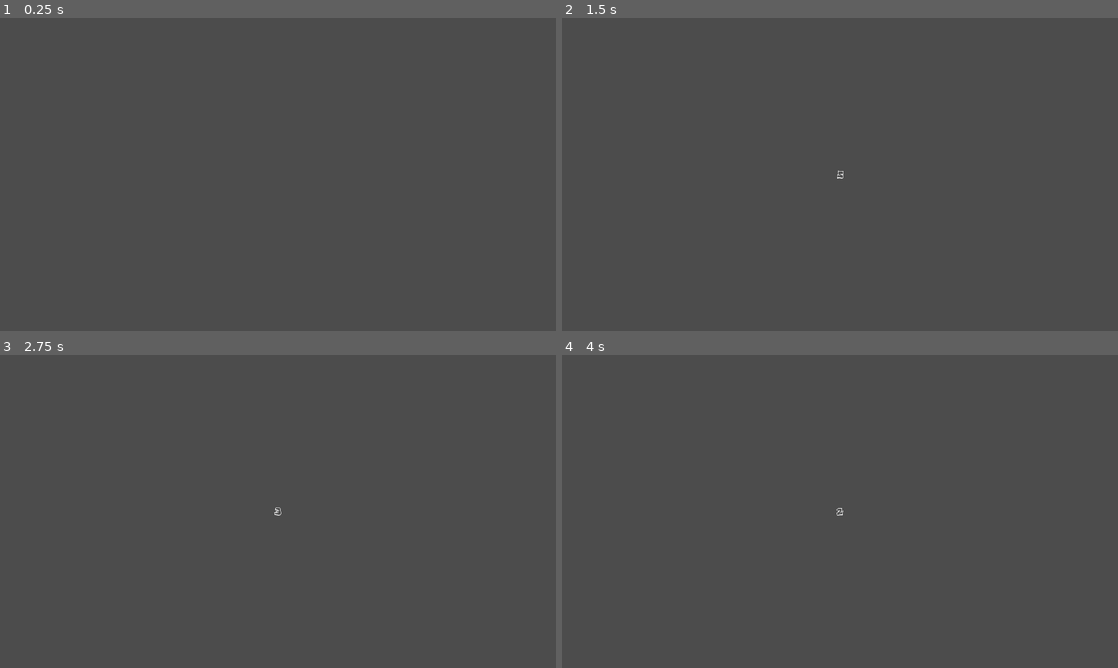
Above: before the commit, frames 1-4 (two rows, left to right).
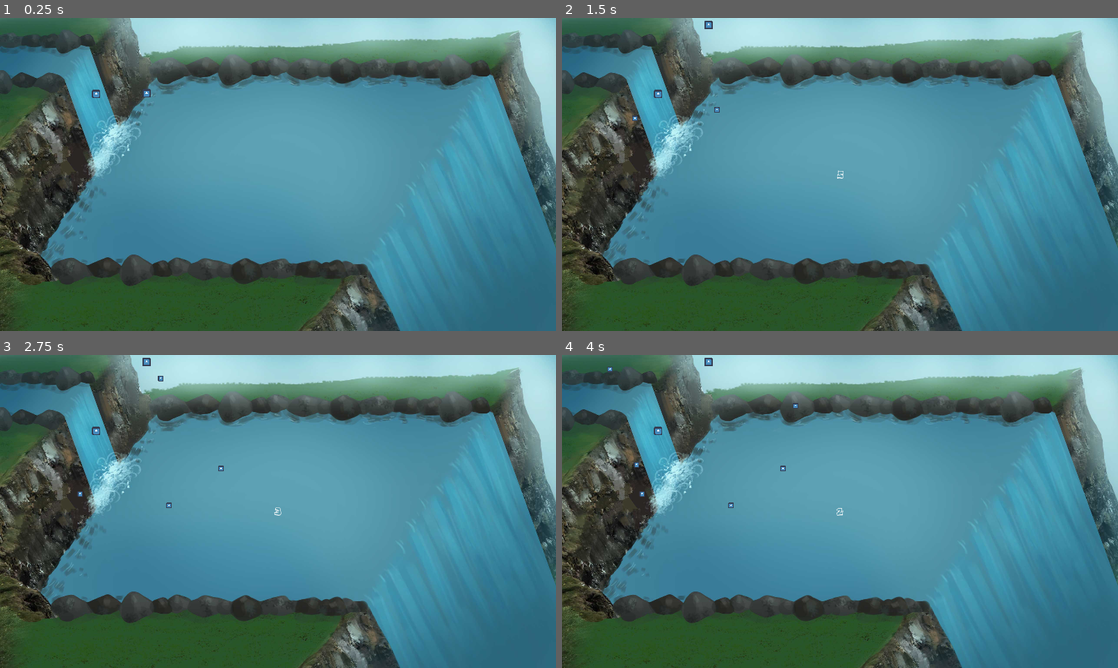
Above: after the commit, the same moments.

Repository: TeamAwesomeTOJam/ducks
Game: Godot game, scene res://Game.tscn
Same seed, same stepped clock (60 frames per second), same inputs: the game is played once before the commit and once after it. The engine's default icon, where the game draws it, is replaced by a stand-in: a white triangle on a blue panel in a dark square.
Inputs:
- Up to frame 1 (0.25 s): no input
- Up to frame 2 (1.5 s): tap Enter (p0duck) at 0.5, 0.6, 1.35 s; hold Up (ui_up) 0.53-1.28 s
- Up to frame 3 (2.75 s): hold Up (ui_up) from 2.03 s (still down); tap Enter (p0duck) at 2.1 s
- Up to frame 4 (4 s): tap Enter (p0duck) at 2.85, 3.6 s; release Up (ui_up) at 3.53 s

The runs differ from the first frame. In frame 1, 91% of the frame differs, in the area x 0-100%, y 0-100%; in frame 2, 91%; in frame 3, 91%; in frame 4, 91%.

Commit message:
add sprites for ducks

Diff:
--- a/Duck.tscn
+++ b/Duck.tscn
@@ -1,8 +1,18 @@
-[gd_scene load_steps=3 format=2]
+[gd_scene load_steps=5 format=2]
 
 [ext_resource path="res://Duck.gd" type="Script" id=1]
+[ext_resource path="res://icon.png" type="Texture" id=2]
 
-[sub_resource type="CircleShape2D" id=1]
+[sub_resource type="SpriteFrames" id=1]
+
+animations = [ {
+"frames": [ ExtResource( 2 ) ],
+"loop": true,
+"name": "default",
+"speed": 5.0
+} ]
+
+[sub_resource type="CircleShape2D" id=2]
 
 custom_solver_bias = 0.0
 radius = 10.0
@@ -30,6 +40,13 @@
 script = ExtResource( 1 )
 _sections_unfolded = [ "Collision", "Linear" ]
 
-[node name="CollisionShape2D" type="CollisionShape2D" parent="." index="0"]
+[node name="AnimatedSprite" type="AnimatedSprite" parent="." index="0"]
 
-shape = SubResource( 1 )
+scale = Vector2( 0.2, 0.2 )
+frames = SubResource( 1 )
+animation = "default"
+_sections_unfolded = [ "Transform" ]
+
+[node name="CollisionShape2D" type="CollisionShape2D" parent="." index="1"]
+
+shape = SubResource( 2 )
--- a/Game.tscn
+++ b/Game.tscn
@@ -1,39 +1,63 @@
-[gd_scene load_steps=9 format=2]
+[gd_scene load_steps=16 format=2]
 
 [ext_resource path="res://Game.gd" type="Script" id=1]
 [ext_resource path="res://Player.tscn" type="PackedScene" id=2]
 [ext_resource path="res://Duck.tscn" type="PackedScene" id=3]
-[ext_resource path="res://Terrain/Boarders.tscn" type="PackedScene" id=4]
-[ext_resource path="res://HUD.tscn" type="PackedScene" id=5]
-[ext_resource path="res://Audio/Music/TA_Duck1.ogg" type="AudioStream" id=6]
-[ext_resource path="res://Terrain/Rock.tscn" type="PackedScene" id=7]
+[ext_resource path="res://Art/Background/teamawesome_duckpondfall1.jpg" type="Texture" id=4]
+[ext_resource path="res://Art/Background/teamawesome_duckpondfall2.jpg" type="Texture" id=5]
+[ext_resource path="res://Art/Background/teamawesome_duckpondfall3.jpg" type="Texture" id=6]
+[ext_resource path="res://Art/Background/teamawesome_duckpondfall4.jpg" type="Texture" id=7]
+[ext_resource path="res://Art/Background/teamawesome_duckpondfall5.jpg" type="Texture" id=8]
+[ext_resource path="res://Art/Background/teamawesome_duckpondfall6.jpg" type="Texture" id=9]
+[ext_resource path="res://Terrain/Boarders.tscn" type="PackedScene" id=10]
+[ext_resource path="res://HUD.tscn" type="PackedScene" id=11]
+[ext_resource path="res://Audio/Music/TA_Duck1.ogg" type="AudioStream" id=12]
+[ext_resource path="res://Terrain/Rock.tscn" type="PackedScene" id=13]
+
+[sub_resource type="SpriteFrames" id=2]
+
+animations = [ {
+"frames": [ ExtResource( 4 ), ExtResource( 5 ), ExtResource( 6 ), ExtResource( 7 ), ExtResource( 8 ), ExtResource( 9 ) ],
+"loop": true,
+"name": "loop",
+"speed": 5.0
+} ]
 
 [sub_resource type="RectangleShape2D" id=1]
 
 custom_solver_bias = 0.0
 extents = Vector2( 60, 700 )
 
-[node name="Game" type="Node"]
+[node name="Game" type="Node" index="0"]
 
 script = ExtResource( 1 )
 Player = ExtResource( 2 )
 Duck = ExtResource( 3 )
 
-[node name="Player0" parent="." index="0" instance=ExtResource( 2 )]
+[node name="Background" type="AnimatedSprite" parent="." index="0"]
+
+frames = SubResource( 2 )
+animation = "loop"
+frame = 5
+playing = true
+offset = Vector2( 1280, 720 )
+_sections_unfolded = [ "Z Index" ]
+
+[node name="Player0" parent="." index="1" instance=ExtResource( 2 )]
 
 position = Vector2( 674.792, 346.815 )
-_sections_unfolded = [ "Collision", "Linear", "Transform" ]
+_sections_unfolded = [ "Collision", "Linear", "Transform", "Z Index" ]
 
-[node name="Player1" parent="." index="1" instance=ExtResource( 2 )]
+[node name="Player1" parent="." index="2" instance=ExtResource( 2 )]
 
 position = Vector2( 443.042, 350.314 )
 PLAYER_NUMBER = 1
 
-[node name="Boarders" parent="." index="2" instance=ExtResource( 4 )]
+[node name="Boarders" parent="." index="3" instance=ExtResource( 10 )]
 
-[node name="HUD" parent="." index="3" instance=ExtResource( 5 )]
+[node name="HUD" parent="." index="4" instance=ExtResource( 11 )]
 
-[node name="ScoringArea" type="Area2D" parent="." index="4"]
+[node name="ScoringArea" type="Area2D" parent="." index="5"]
 
 editor/display_folded = true
 position = Vector2( 2560, 720 )
@@ -50,38 +74,22 @@
 
 shape = SubResource( 1 )
 
-[node name="RespawnArea" type="Node2D" parent="." index="5"]
+[node name="RespawnArea" type="Node2D" parent="." index="6"]
 
 position = Vector2( 100, 100 )
 _sections_unfolded = [ "Transform" ]
 
-[node name="AudioStreamPlayer" type="AudioStreamPlayer" parent="." index="6"]
+[node name="AudioStreamPlayer" type="AudioStreamPlayer" parent="." index="7"]
 
-stream = ExtResource( 6 )
+stream = ExtResource( 12 )
 volume_db = 0.0
 autoplay = false
 mix_target = 0
 bus = "Master"
 _sections_unfolded = [ "Pause" ]
 
-[node name="Rock" parent="." index="7" instance=ExtResource( 7 )]
+[node name="Rock" parent="." index="8" instance=ExtResource( 13 )]
 
 position = Vector2( 709.624, 607.164 )
 
-[node name="Duck" parent="." index="8" instance=ExtResource( 3 )]
-
-position = Vector2( 1348.14, 478.052 )
-
-[node name="Duck2" parent="." index="9" instance=ExtResource( 3 )]
-
-position = Vector2( 1401.07, 612.039 )
-
-[node name="Duck3" parent="." index="10" instance=ExtResource( 3 )]
-
-position = Vector2( 1540.02, 636.851 )
-
-[node name="Duck4" parent="." index="11" instance=ExtResource( 3 )]
-
-position = Vector2( 1508.59, 471.435 )
-
 [connection signal="body_entered" from="ScoringArea" to="." method="_on_ScoringArea_body_entered"]
--- a/Player.tscn
+++ b/Player.tscn
@@ -1,19 +1,29 @@
-[gd_scene load_steps=5 format=2]
+[gd_scene load_steps=7 format=2]
 
 [ext_resource path="res://Player.gd" type="Script" id=1]
 [ext_resource path="res://Duck.tscn" type="PackedScene" id=2]
+[ext_resource path="res://icon.png" type="Texture" id=3]
 
-[sub_resource type="CircleShape2D" id=1]
+[sub_resource type="SpriteFrames" id=1]
+
+animations = [ {
+"frames": [ ExtResource( 3 ) ],
+"loop": true,
+"name": "default",
+"speed": 5.0
+} ]
+
+[sub_resource type="CircleShape2D" id=2]
 
 custom_solver_bias = 0.0
 radius = 22.942
 
-[sub_resource type="CircleShape2D" id=2]
+[sub_resource type="CircleShape2D" id=3]
 
 custom_solver_bias = 0.0
 radius = 34.2845
 
-[node name="Player" type="RigidBody2D" index="0"]
+[node name="Player" type="RigidBody2D"]
 
 input_pickable = false
 collision_layer = 1
@@ -43,11 +53,18 @@
 BOOST_WAIT_TIME = 3
 BOOST_TIME = 0.2
 
-[node name="CollisionShape2D" type="CollisionShape2D" parent="." index="0"]
+[node name="AnimatedSprite" type="AnimatedSprite" parent="." index="0"]
 
-shape = SubResource( 1 )
+scale = Vector2( 0.3, 0.3 )
+frames = SubResource( 1 )
+animation = "default"
+_sections_unfolded = [ "Transform", "Z Index" ]
 
-[node name="DuckCaptureArea" type="Area2D" parent="." index="1"]
+[node name="CollisionShape2D" type="CollisionShape2D" parent="." index="1"]
+
+shape = SubResource( 2 )
+
+[node name="DuckCaptureArea" type="Area2D" parent="." index="2"]
 
 input_pickable = true
 gravity_vec = Vector2( 0, 1 )
Not shown: 1 places in Player.tscn that only renumber resources
